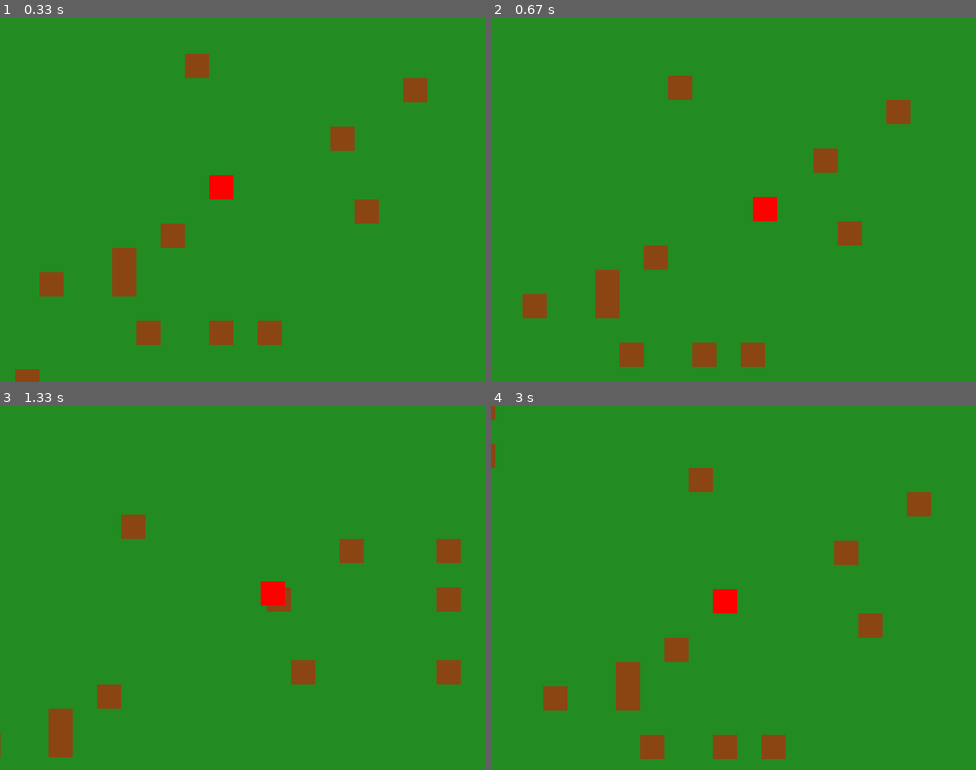
Above: before the commit, frames 1-4 (two rows, left to right).
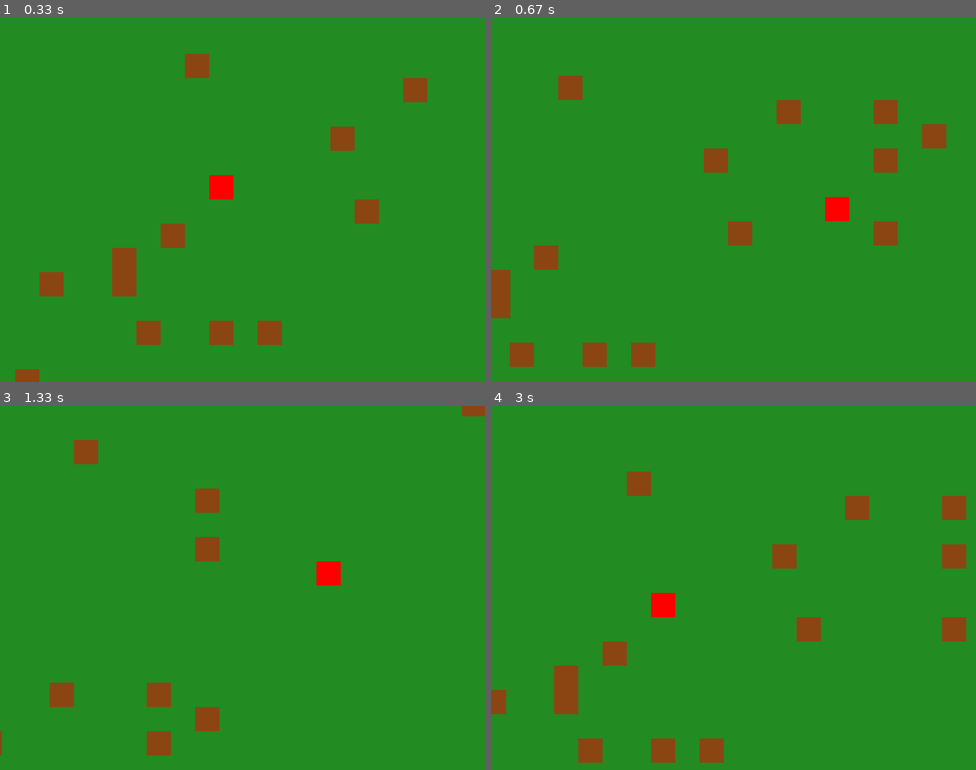
Above: after the commit, the same moments.

Repository: Coz3erz1000/pygame_first_movement
Game: pygame game, started from first.py
The game is run twice, just before and just after one commit, with the same random seed, the same clock (stepped at 60 frames per second) and the same inputs.
Inputs:
- Up to frame 1 (0.33 s): no input
- Up to frame 2 (0.67 s): hold Right from 0.33 s (still down)
- Up to frame 3 (1.33 s): release Right at 0.8 s; hold Up 0.83-1.13 s; hold Right from 1.17 s (still down)
- Up to frame 4 (3 s): release Right at 1.63 s; hold Left 1.67-2.2 s; hold Down 2.23-2.53 s; hold Left 2.57-2.97 s

Frame 1 is identical in both runs. In frame 2, 8.2% of the frame differs, in the area x 0-94%, y 15-96%; in frame 3, 6.3%; in frame 4, 8.0%.

Commit message:
Update first.py

Diff:
--- a/first.py
+++ b/first.py
@@ -20,7 +20,7 @@
 
 # Player
 player_x, player_y = 0, 0
-player_speed = 5
+player_speed = 20
 
 # Camera offset
 camera_x, camera_y = 0, 0
